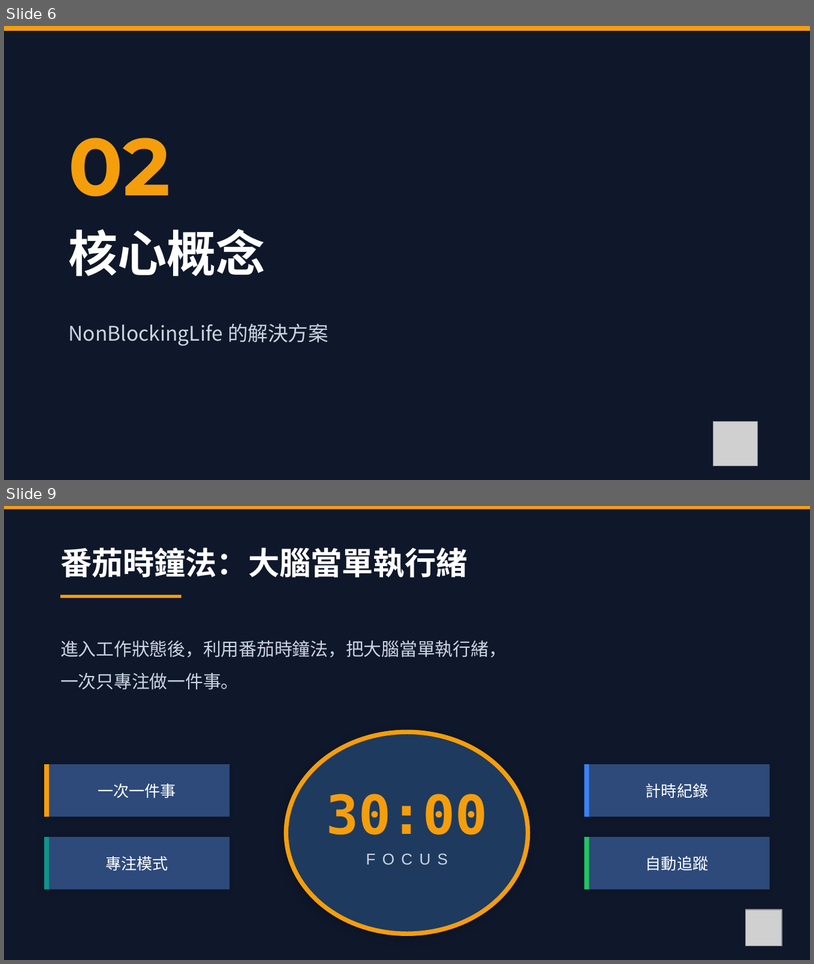
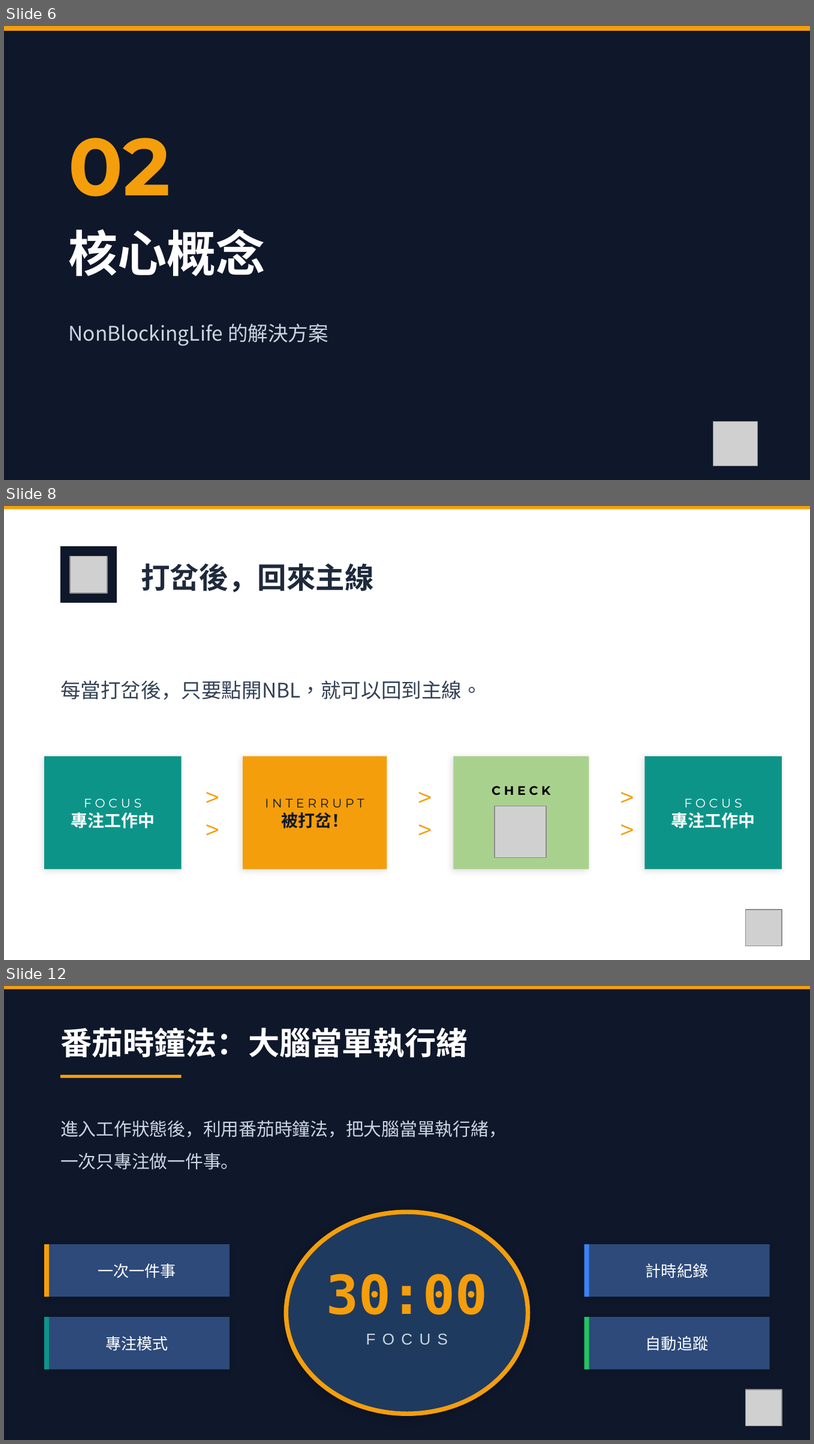
Before and after one commit to ychsue/NonBlockingLife, a slide deck: Discussion/Promotion/6mins/pictures.pptx. Shown one above the other, each under a label of ours: slides 6 and 9 before the commit, slides 6, 8 and 12 after it; the slides between them are not shown. The pictures are 814x964 and 814x1444 pixels, drawn with LibreOffice and Linux fonts; fonts in the diff are those of the drawing; grey boxes stand for pictures. Boxes give left, top, right and bottom in pixels: in the first picture for what was removed or moved away, otherwise in the second. Text is boxed around its words. In the diff, an @@ line names an element or a change of style, - is before the commit and + after.

```diff
--- a/Discussion/Promotion/6mins/pictures.pptx
+++ b/Discussion/Promotion/6mins/pictures.pptx
@@ slide 8 added at (x1=4, y1=506, x2=810, y2=960), background #FFFFFF @@
@@ rectangle added at (x1=4, y1=506, x2=810, y2=509), fill #F59E0B @@
@@ rectangle added at (x1=60, y1=546, x2=117, y2=603), fill #0F172A @@
@@ picture added at (x1=70, y1=556, x2=107, y2=593) @@
@@ text added at (x1=141, y1=563, x2=374, y2=592), 26 pt, text #1E293B, bold @@
+打岔後，回來主線
@@ text added at (x1=60, y1=680, x2=482, y2=700), 18 pt, text #334155 @@
+每當打岔後，只要點開NBL，就可以回到主線。
@@ rectangle added at (x1=44, y1=756, x2=182, y2=869), fill #0D9488 @@
@@ rectangle added at (x1=243, y1=756, x2=387, y2=869), fill #F59E0B @@
@@ text added at (x1=194, y1=780, x2=231, y2=844), 24 pt, text #F59E0B @@
+>>
@@ text added at (x1=71, y1=798, x2=155, y2=828), 11 pt, text #FFFFFF @@
+FOCUS
+專注工作中
@@ text added at (x1=265, y1=798, x2=364, y2=828), 11 pt, text #0F172A @@
+INTERRUPT
+被打岔！
@@ group added at (x1=407, y1=756, x2=590, y2=869): 2 texts, 1 rectangle, 1 picture @@
+>>
+CHECK
@@ group added at (x1=607, y1=756, x2=782, y2=869): 3 texts, 1 rectangle @@
+>>
+滑手機
+FOCUS
+專注工作中
@@ picture added at (x1=746, y1=909, x2=782, y2=945) @@
@@ what was slide 9 is now slide 12 @@
```
Also in this commit, not shown: 8 slides changed, 5 other slides added, 3 slides removed, 22 other files.
